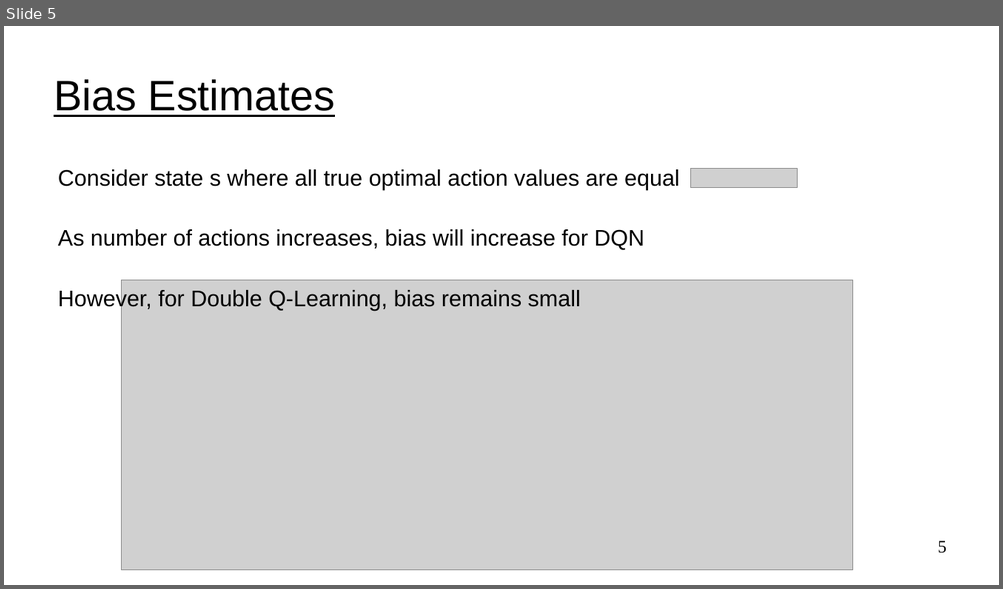
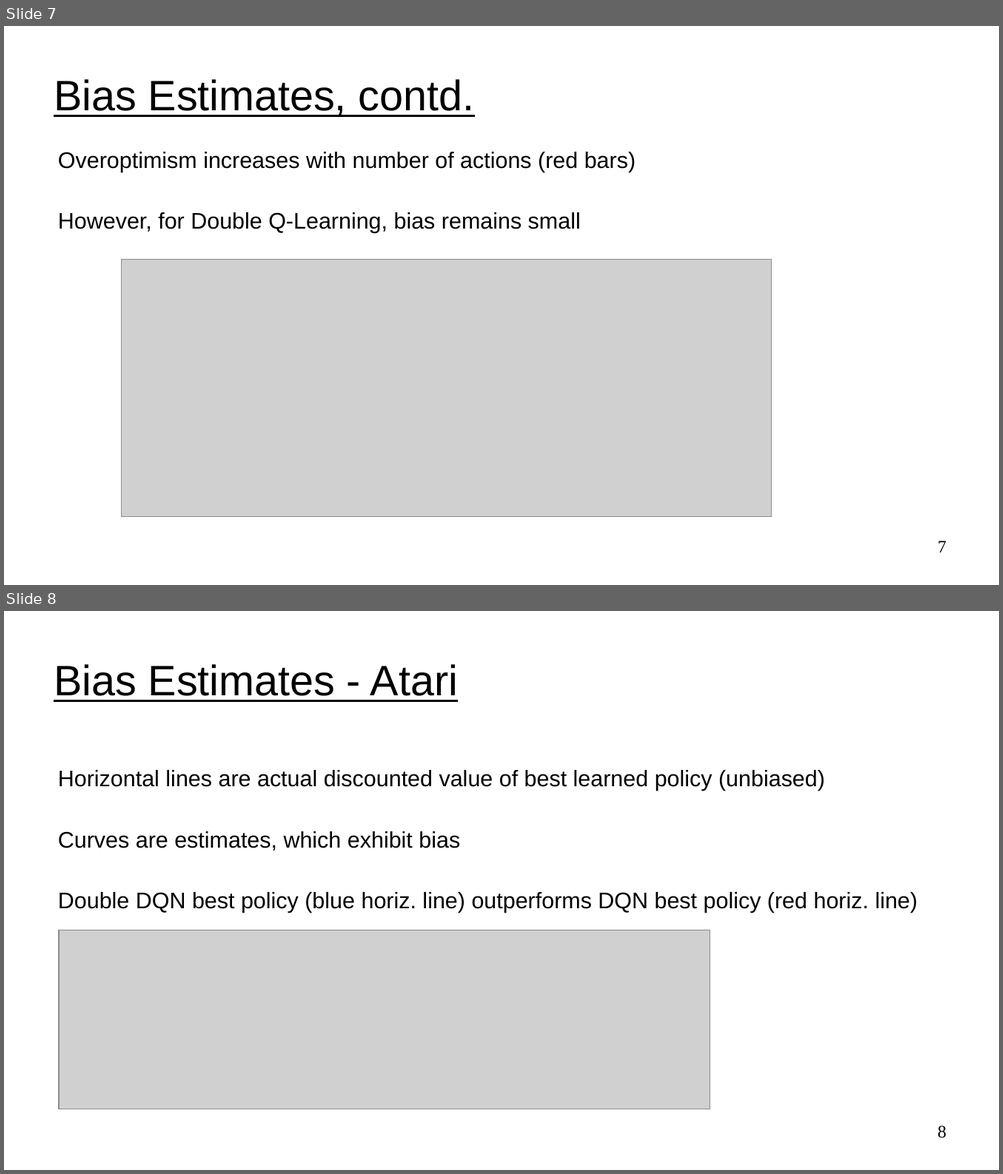
Before and after one commit to UVADS/reinforcement_learning, a slide deck: 06_deep_q_networks_extensions/dqn_extensions.ppt. Shown one above the other, each under a label of ours: slide 5 before the commit, slides 7 and 8 after it. The pictures are 1003x589 and 1003x1174 pixels, drawn with LibreOffice and Linux fonts; fonts in the diff are those of the drawing; grey boxes stand for pictures. Boxes give left, top, right and bottom in pixels: in the first picture for what was removed or moved away, otherwise in the second. Text is boxed around its words. In the diff, an @@ line names an element or a change of style, - is before the commit and + after.

```diff
--- a/06_deep_q_networks_extensions/dqn_extensions.ppt
+++ b/06_deep_q_networks_extensions/dqn_extensions.ppt
@@ slide 8 added at box(4, 611, 999, 1170), background #FFFFFF @@
@@ title added at box(54, 664, 458, 702), 34 pt, text #000000, underline @@
+Bias Estimates - Atari
@@ text added at box(58, 770, 918, 913), 18 pt, text #000000 @@
+Horizontal lines are actual discounted value of best learned policy (unbiased)
+Curves are estimates, which exhibit bias
+Double DQN best policy (blue horiz. line) outperforms DQN best policy (red horiz. line)
@@ picture added at box(59, 931, 710, 1110) @@
@@ page number added at box(937, 1126, 946, 1139), 14 pt, text #000000 @@
+8
@@ what was slide 5 is now slide 7 @@
@@ slide 7 changed as well @@
@@ title at box(54, 79, 474, 117): text changed @@
-Bias Estimates
+Bias Estimates, contd.
@@ text "Overoptimism increases with number of ...": place and size @@
-text "Overoptimism increases with number of ..." at box(58, 170, 680, 311)
+text "Overoptimism increases with number of ..." at box(58, 152, 635, 233)
@@ text at box(58, 152, 635, 173): text changed @@
-Consider state s where all true optimal action values are equal
-As number of actions increases, bias will increase for DQN
+Overoptimism increases with number of actions (red bars)
@@ picture removed at box(691, 169, 797, 187) @@
@@ picture: place and size @@
-picture at box(122, 281, 854, 571)
+picture at box(122, 260, 771, 518)
@@ page number at box(937, 541, 946, 553): text changed @@
-5
+7
```
Also in this commit, not shown: 2 other slides changed, 3 other slides added, 1 slide removed, 2 other files.
